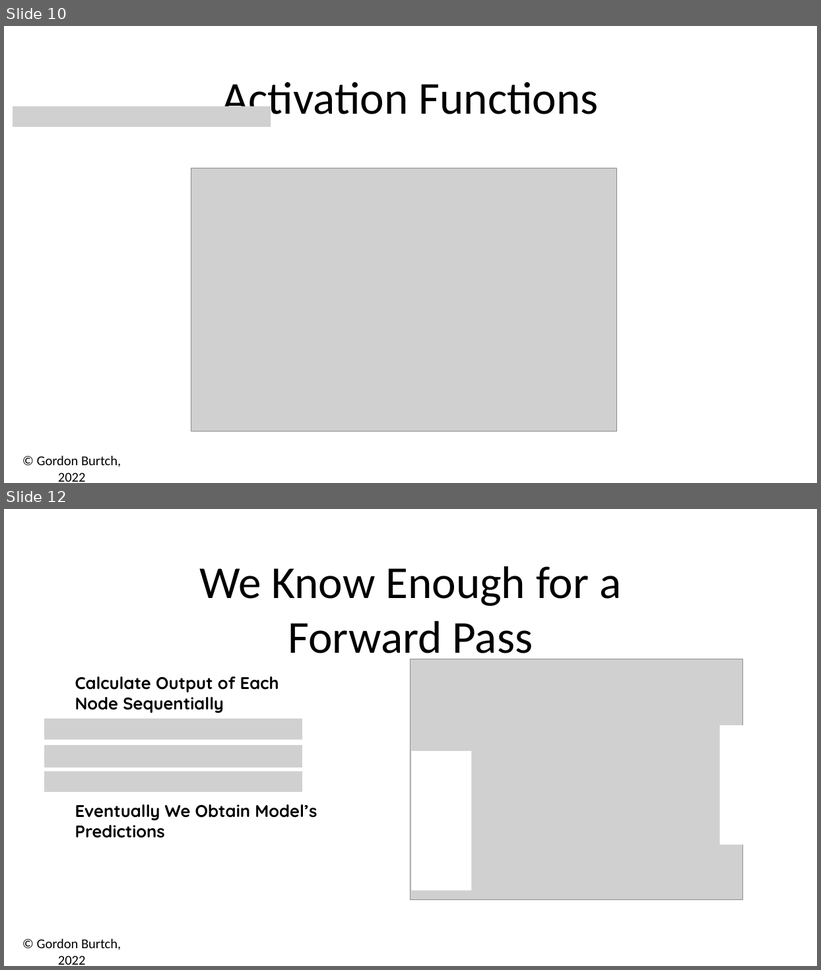
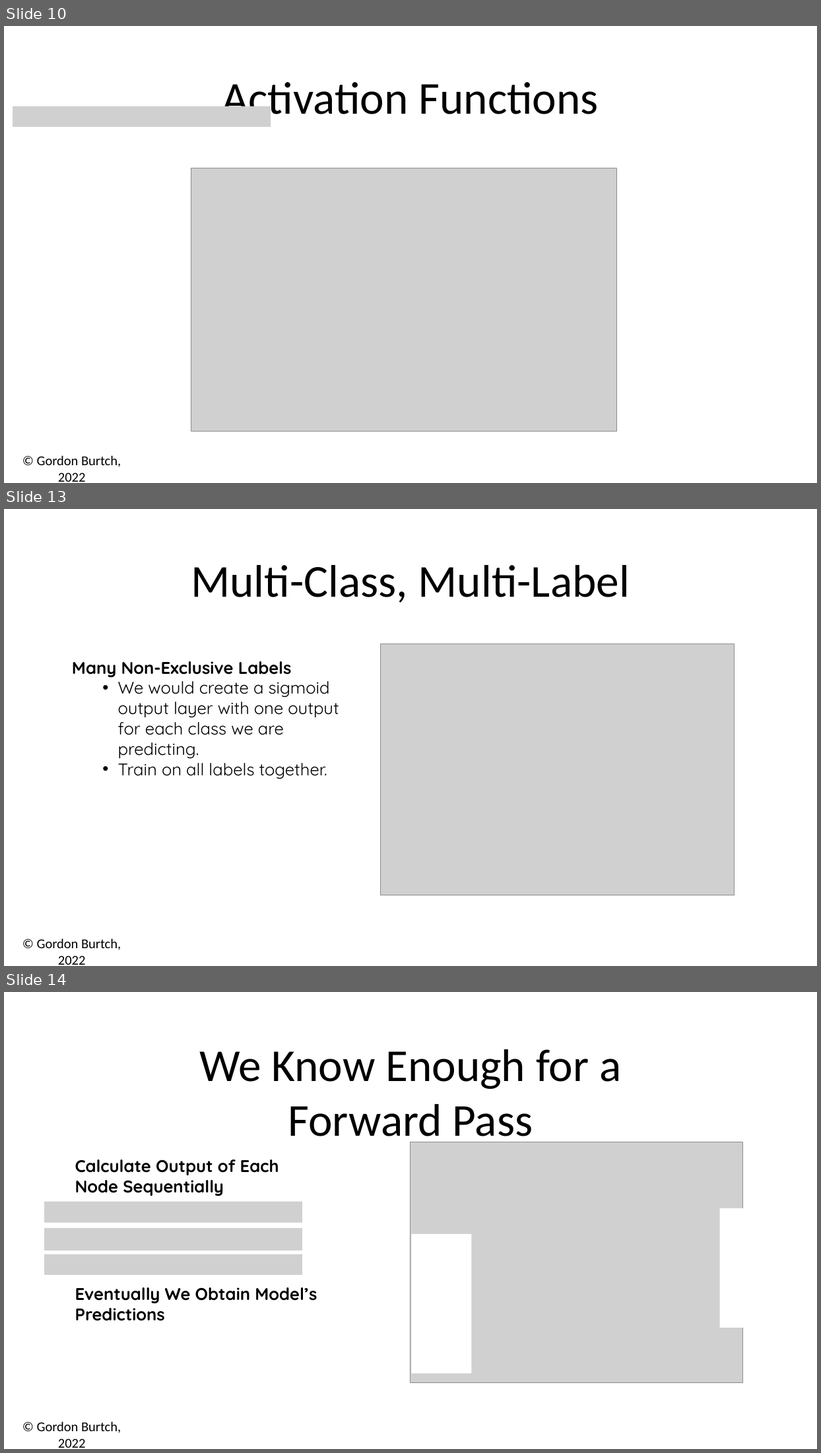
Before and after one commit to zizgao/BA865-2022, a slide deck: Week 2/02 - Math & Keras.pptx. Shown one above the other, each under a label of ours: slides 10 and 12 before the commit, slides 10, 13 and 14 after it; the slides between them are not shown. The pictures are 821x970 and 821x1453 pixels, drawn with LibreOffice and Linux fonts; fonts in the diff are those of the drawing; grey boxes stand for pictures. Boxes give left, top, right and bottom in pixels: in the first picture for what was removed or moved away, otherwise in the second. Text is boxed around its words. In the diff, an @@ line names an element or a change of style, - is before the commit and + after.

```diff
--- a/Week 2/02 - Math & Keras.pptx
+++ b/Week 2/02 - Math & Keras.pptx
@@ slide 13 added at (4, 509, 817, 966), background #FFFFFF; not listed: 1 template element that a slide beside it also shows @@
@@ text added at (191, 565, 630, 603), 54 pt, text #000000 @@
+Multi-Class, Multi-Label
@@ picture added at (380, 644, 735, 895) @@
@@ text added at (72, 661, 339, 779), 20 pt, text #000000 @@
+Many Non-Exclusive Labels
+  • We would create a sigmoid output layer with one output for each class we are predicting.
+  • Train on all labels together.
@@ what was slide 12 is now slide 14 @@
```
Also in this commit, not shown: 2 slides changed, 8 other slides added, 5 other files.
